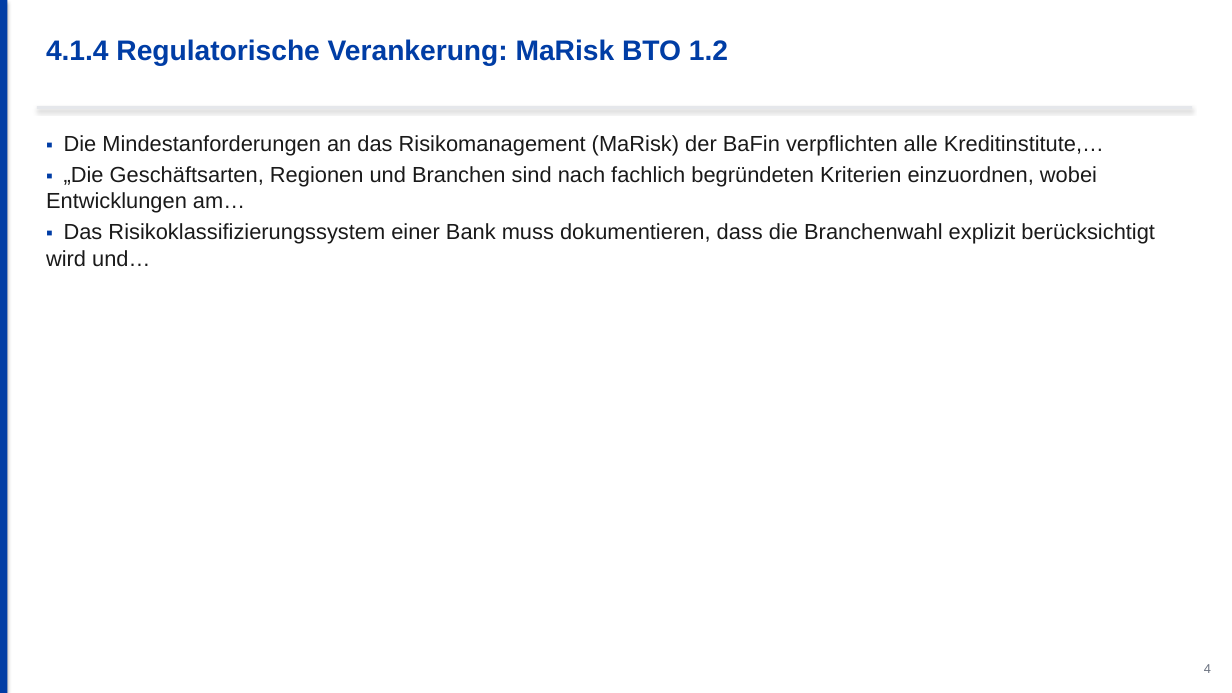
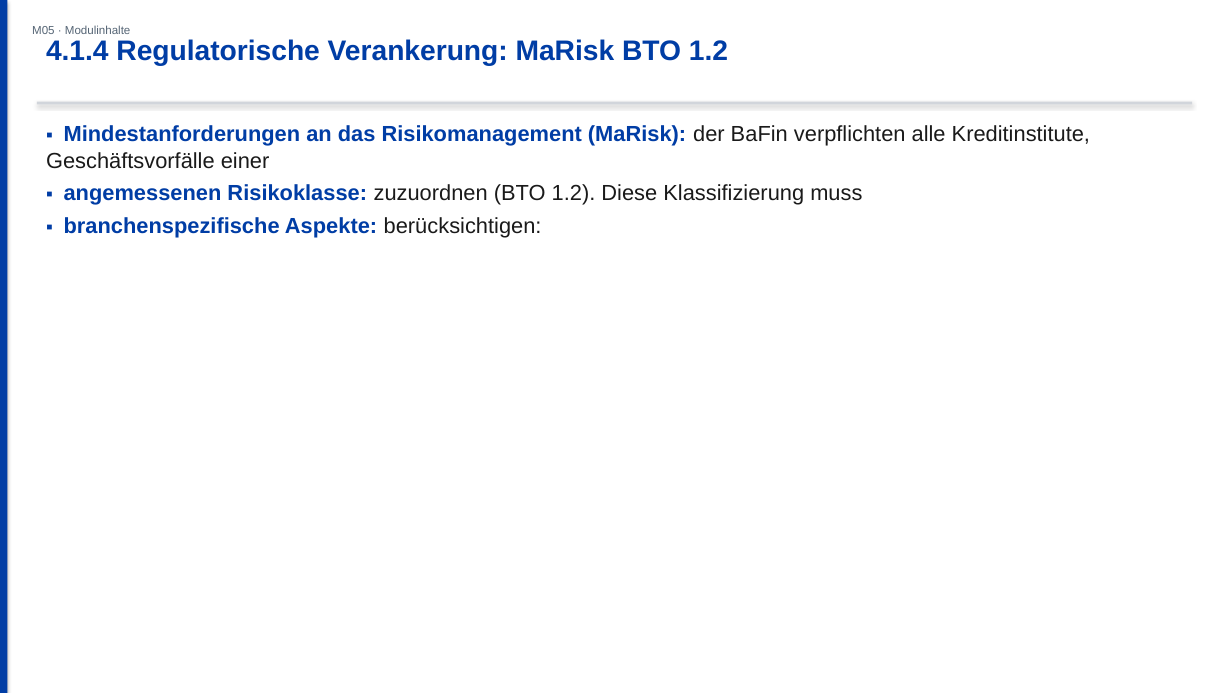
Before and after one commit to ck5rqc47pr-byte/firmenkundenakademie-online, a slide deck: slide 9 of public/downloads/praesentation/M05.pptx (slide 6 before the commit). Drawn at 1232x693 pixels with LibreOffice and Linux fonts; fonts in the diff are those of the drawing. Boxes give left, top, right and bottom in pixels: in the first picture for what was removed or moved away, otherwise in the second. Text is boxed around its words. In the diff, an @@ line names an element or a change of style, - is before the commit and + after.

```diff
--- a/public/downloads/praesentation/M05.pptx
+++ b/public/downloads/praesentation/M05.pptx
@@ text added at <box>32,25,131,34</box>, 9 pt, text #556575 @@
+M05 · Modulinhalte
@@ rectangle: place and size @@
-rectangle at <box>37,106,1192,109</box>
+rectangle at <box>37,102,1192,104</box>
@@ rectangle at <box>37,102,1192,104</box>: fill #E5E7EB to #D1D5DB @@
@@ text at <box>46,125,1090,237</box>: text changed @@
-▪ Die Mindestanforderungen an das Risikomanagement (MaRisk) der BaFin verpflichten alle Kreditinstitute,…
-▪ „Die Geschäftsarten, Regionen und Branchen sind nach fachlich begründeten Kriterien einzuordnen, wobei Entwicklungen am…
-▪ Das Risikoklassifizierungssystem einer Bank muss dokumentieren, dass die Branchenwahl explizit berücksichtigt wird und…
+▪ Mindestanforderungen an das Risikomanagement (MaRisk): der BaFin verpflichten alle Kreditinstitute, Geschäftsvorfälle einer
+▪ angemessenen Risikoklasse: zuzuordnen (BTO 1.2). Diese Klassifizierung muss
+▪ branchenspezifische Aspekte: berücksichtigen:
@@ text removed at <box>1204,664,1211,673</box> @@
-4
```
Also in this commit, not shown: 15 other slides changed, 15 slides added, 8 slides removed, 23 other files.
